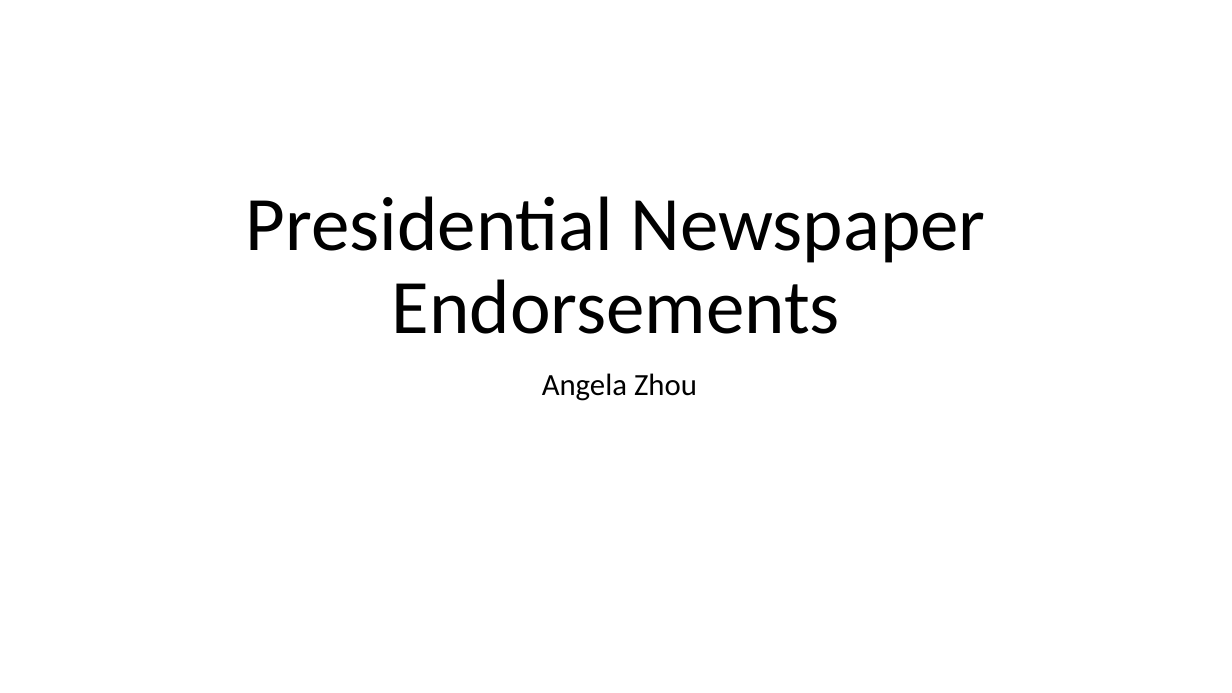
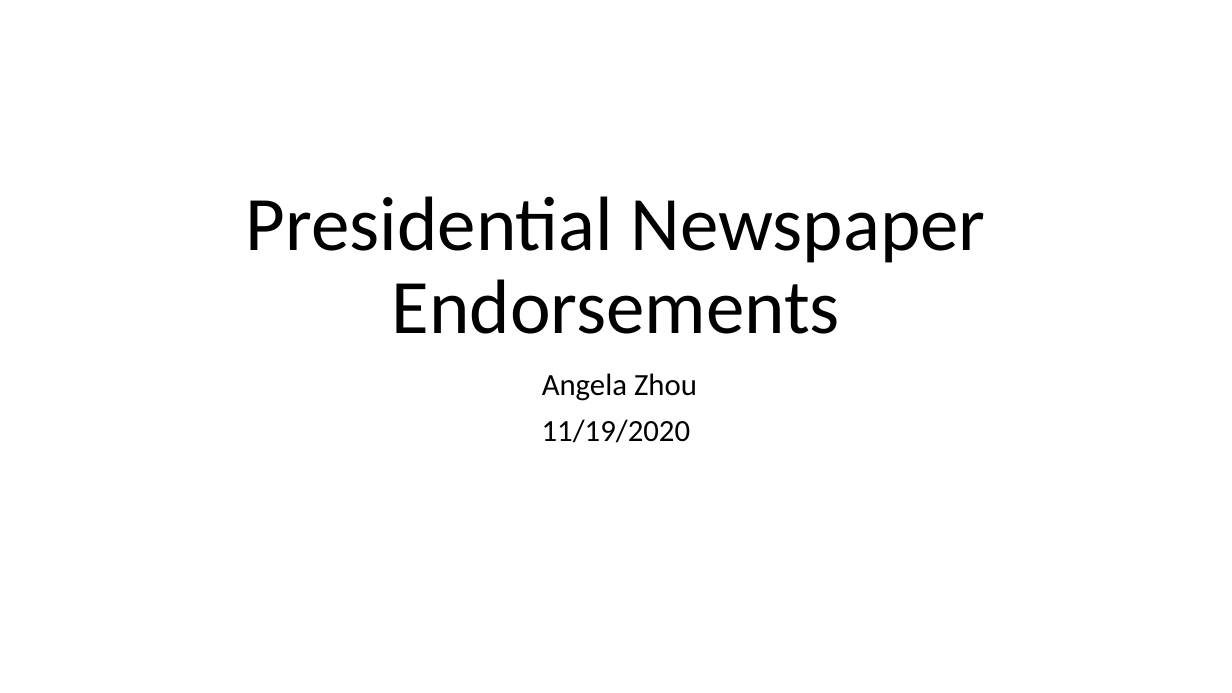
Before and after one commit to zhou8p/Capstone-Project, a slide deck: slide 1 of NewspapersEndorsement.pptx. Drawn at 1232x693 pixels with LibreOffice and Linux fonts; fonts in the diff are those of the drawing. Boxes give left, top, right and bottom in pixels: in the first picture for what was removed or moved away, otherwise in the second. Text is boxed around its words. In the diff, an @@ line names an element or a change of style, - is before the commit and + after.

```diff
--- a/NewspapersEndorsement.pptx
+++ b/NewspapersEndorsement.pptx
@@ subtitle at (542, 419, 691, 443): paragraph added @@
+11/19/2020
```
Also in this commit, not shown: 5 other slides changed.
